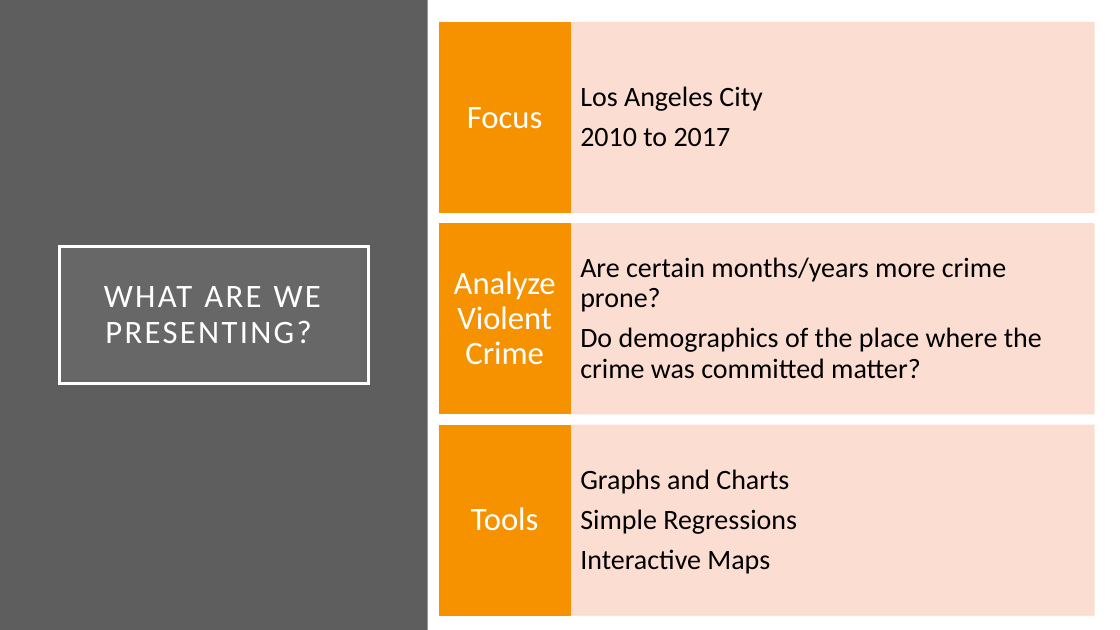
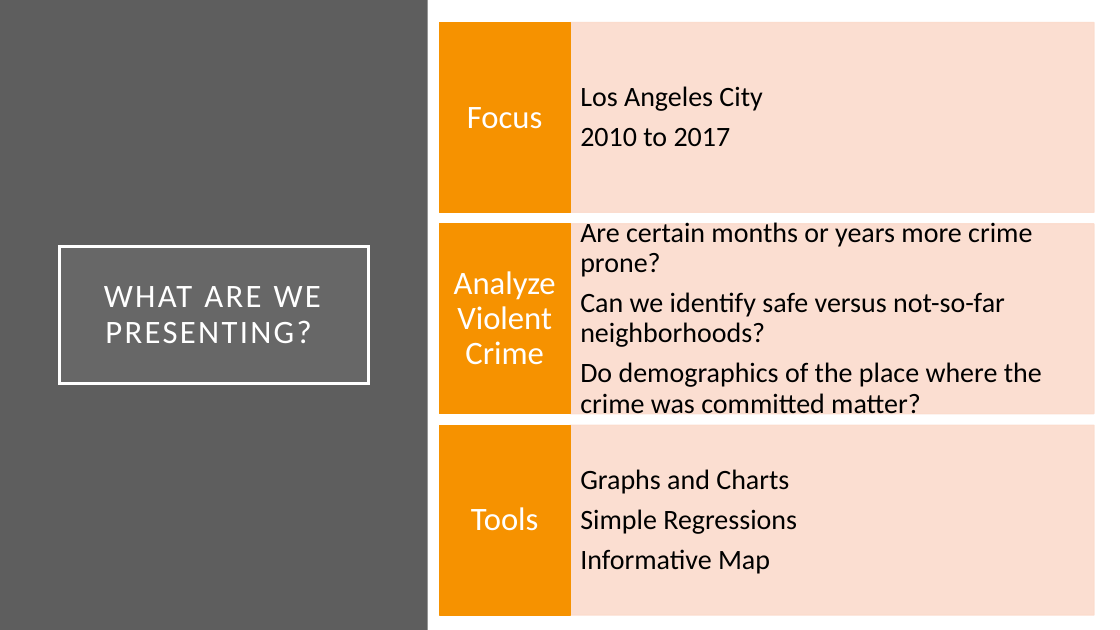
Before and after one commit to shrawantee/Project-Analysis-of-Violent-Crime-in-LA, a slide deck: slide 4 of Presentation/LACity Crime-Final Slides.pptx. Drawn at 1120x630 pixels with LibreOffice and Linux fonts; fonts in the diff are those of the drawing. Boxes give left, top, right and bottom in pixels: in the first picture for what was removed or moved away, otherwise in the second. Text is boxed around its words. In the diff, an @@ line names an element or a change of style, - is before the commit and + after.

```diff
--- a/Presentation/LACity Crime-Final Slides.pptx
+++ b/Presentation/LACity Crime-Final Slides.pptx
@@ text at box(580, 219, 1032, 347): text changed @@
-Are certain months/years more crime prone?
+Are certain months or years more crime prone?
+Can we identify safe versus not-so-far neighborhoods?
@@ text at box(580, 549, 770, 574): text changed @@
-Interactive Maps
+Informative Map
```
Also in this commit, not shown: 6 other slides changed, 8 slides added, 5 slides removed, 1 other file.
